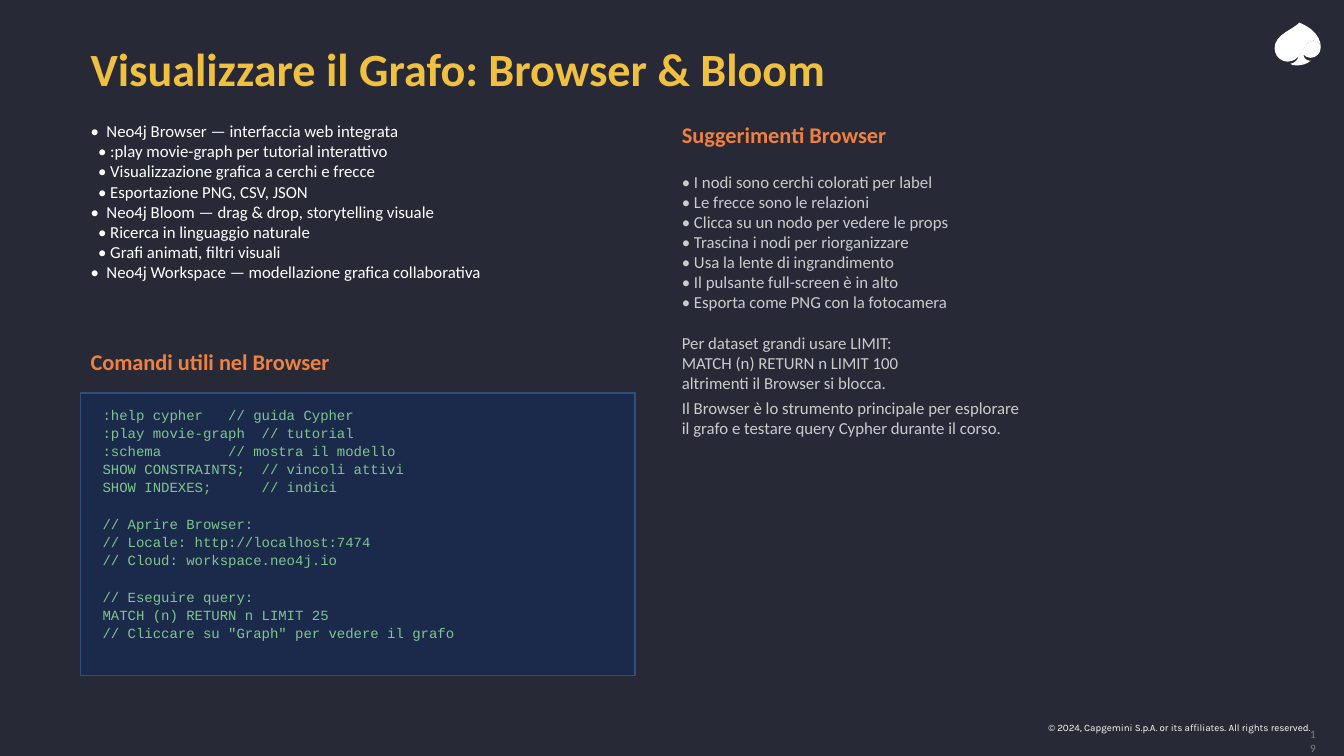
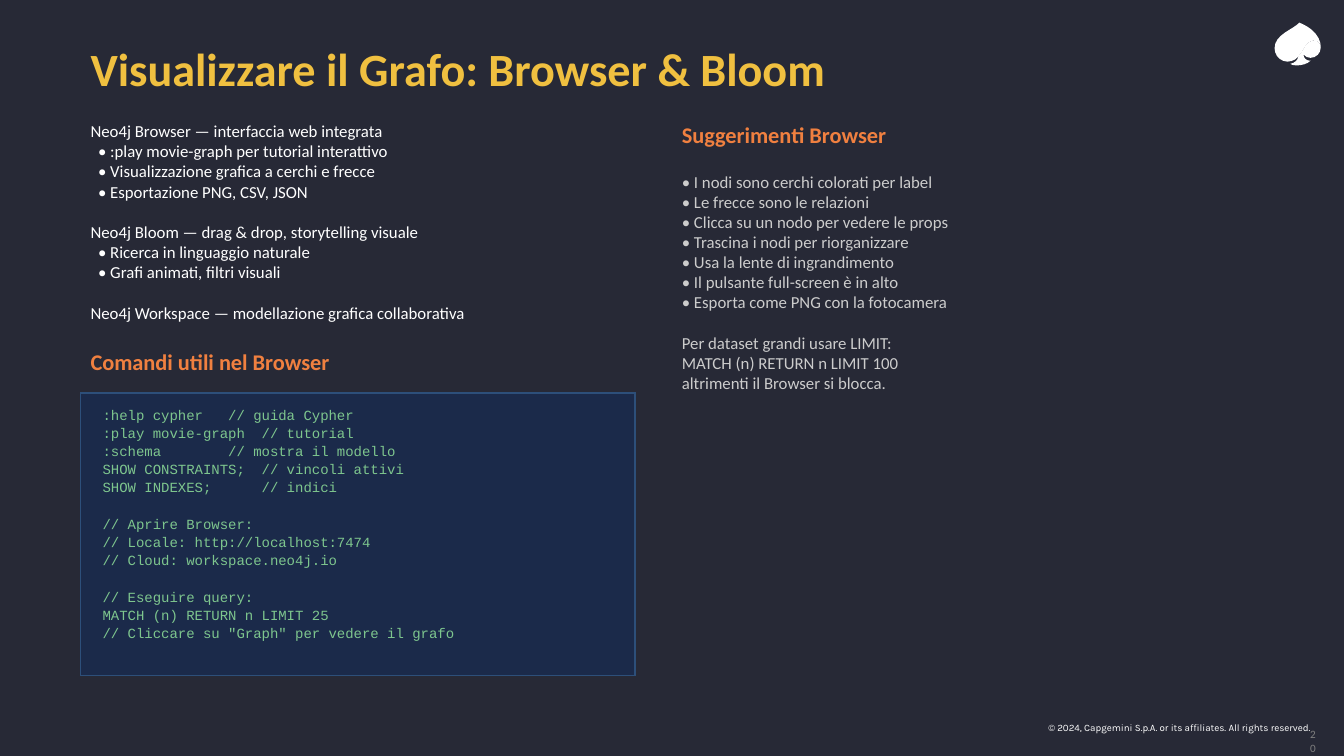
Before and after one commit to leobcc/neo4j-training-course-material, a slide deck: slide 20 of slides/session-01/session-01.pptx (slide 19 before the commit). Drawn at 1344x756 pixels with LibreOffice and Linux fonts; fonts in the diff are those of the drawing. Boxes give left, top, right and bottom in pixels: in the first picture for what was removed or moved away, otherwise in the second. Text is boxed around its words. In the diff, an @@ line names an element or a change of style, - is before the commit and + after.

Commit message:
Updated slides

```diff
--- a/slides/session-01/session-01.pptx
+++ b/slides/session-01/session-01.pptx
@@ text at (x1=91, y1=125, x2=382, y2=140): text changed @@
-• Neo4j Browser — interfaccia web integrata
+Neo4j Browser — interfaccia web integrata
@@ text at (x1=91, y1=226, x2=418, y2=241): text changed @@
-• Neo4j Bloom — drag & drop, storytelling visuale
+Neo4j Bloom — drag & drop, storytelling visuale
@@ text at (x1=91, y1=307, x2=464, y2=322): text changed @@
-• Neo4j Workspace — modellazione grafica collaborativa
+Neo4j Workspace — modellazione grafica collaborativa
@@ text removed at (x1=682, y1=402, x2=1019, y2=437) @@
-Il Browser è lo strumento principale per esplorare
-il grafo e testare query Cypher durante il corso.
```
Also in this commit, not shown: 3 other slides changed, 1 slide added.
